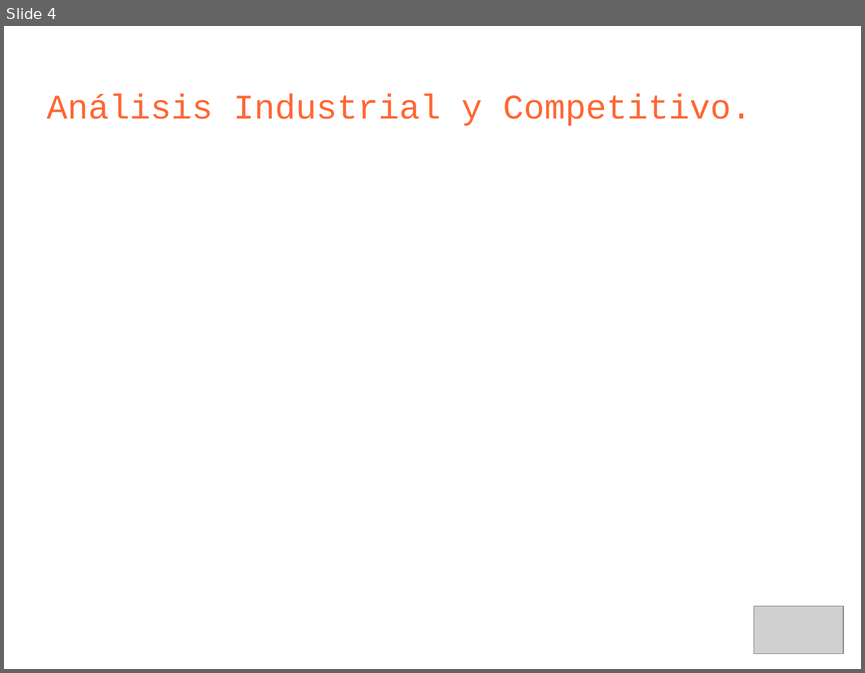
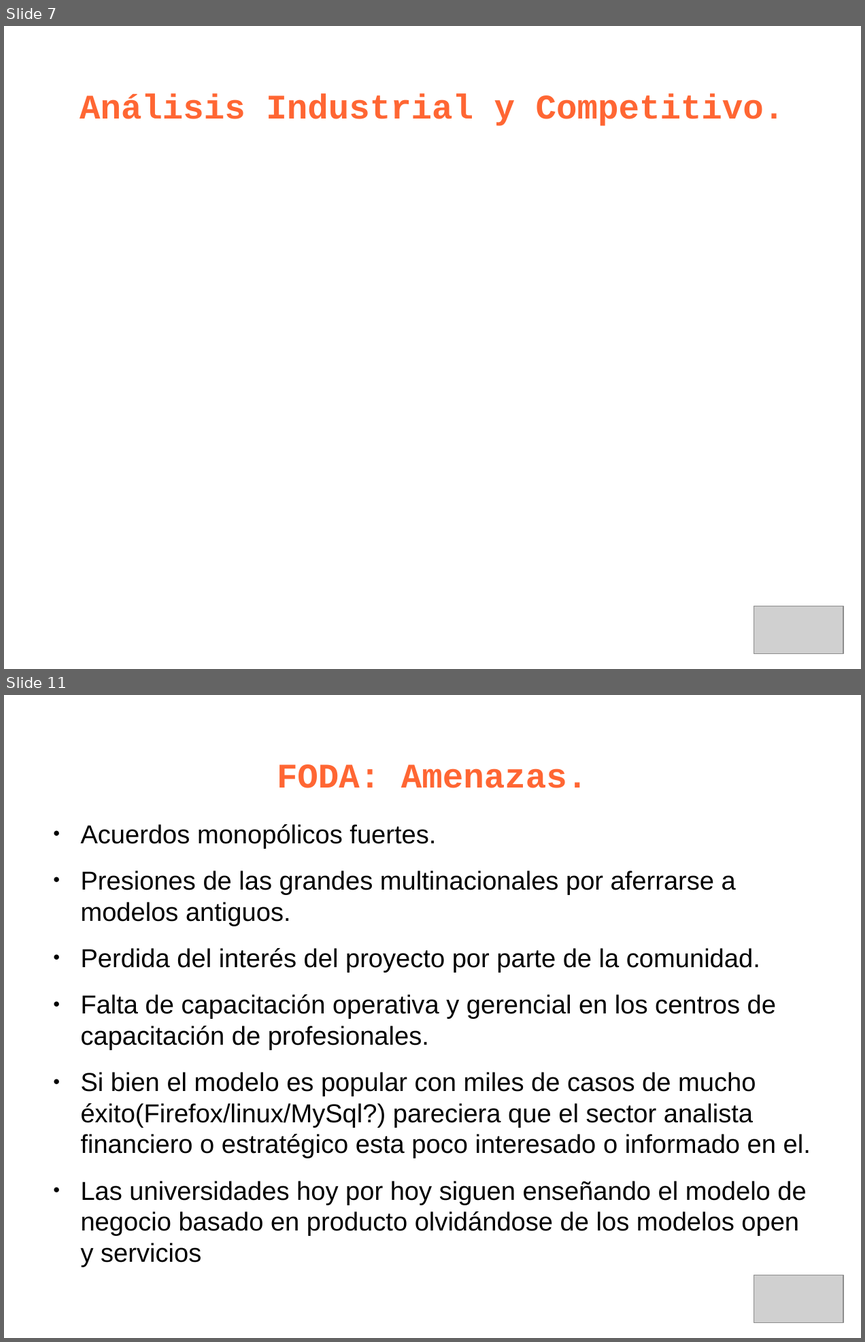
Before and after one commit to leliel12/jbc-utn, a slide deck: 5to/ger_est/kenya_p.odp. Shown one above the other, each under a label of ours: slide 4 before the commit, slides 7 and 11 after it; the slides between them are not shown. The pictures are 865x673 and 865x1342 pixels, drawn with LibreOffice and Linux fonts; fonts in the diff are those of the drawing; grey boxes stand for pictures. Boxes give left, top, right and bottom in pixels: in the first picture for what was removed or moved away, otherwise in the second. Text is boxed around its words. In the diff, an @@ line names an element or a change of style, - is before the commit and + after.

```diff
--- a/5to/ger_est/kenya_p.odp
+++ b/5to/ger_est/kenya_p.odp
@@ slide 11 added at (x1=4, y1=695, x2=861, y2=1338), background #FFFFFF @@
@@ title added at (x1=277, y1=764, x2=587, y2=788), 32 pt, text #FF6633, bold @@
+FODA: Amenazas.
@@ text added at (x1=81, y1=824, x2=810, y2=1236), 24 pt, text #000000 @@
+● Acuerdos monopólicos fuertes.
+● Presiones de las grandes multinacionales por aferrarse a modelos antiguos.
+● Perdida del interés del proyecto por parte de la comunidad.
+● Falta de capacitación operativa y gerencial en los centros de capacitación de profesionales.
+● Si bien el modelo es popular con miles de casos de mucho éxito(Firefox/linux/MySql?) pareciera que el sector analista financiero o estratégico esta poco interesado o informado en el.
+● Las universidades hoy por hoy siguen enseñando el modelo de negocio basado en producto olvidándose de los modelos open y servicios
@@ picture added at (x1=754, y1=1275, x2=844, y2=1323) @@
@@ what was slide 4 is now slide 7 @@
@@ slide 7 changed as well @@
@@ title "Análisis Industrial y Competitivo." at (x1=79, y1=94, x2=785, y2=126): bold on; alignment left to centre @@
```
Also in this commit, not shown: 3 other slides changed, 12 other slides added, 2 slides removed, 3 other files.
